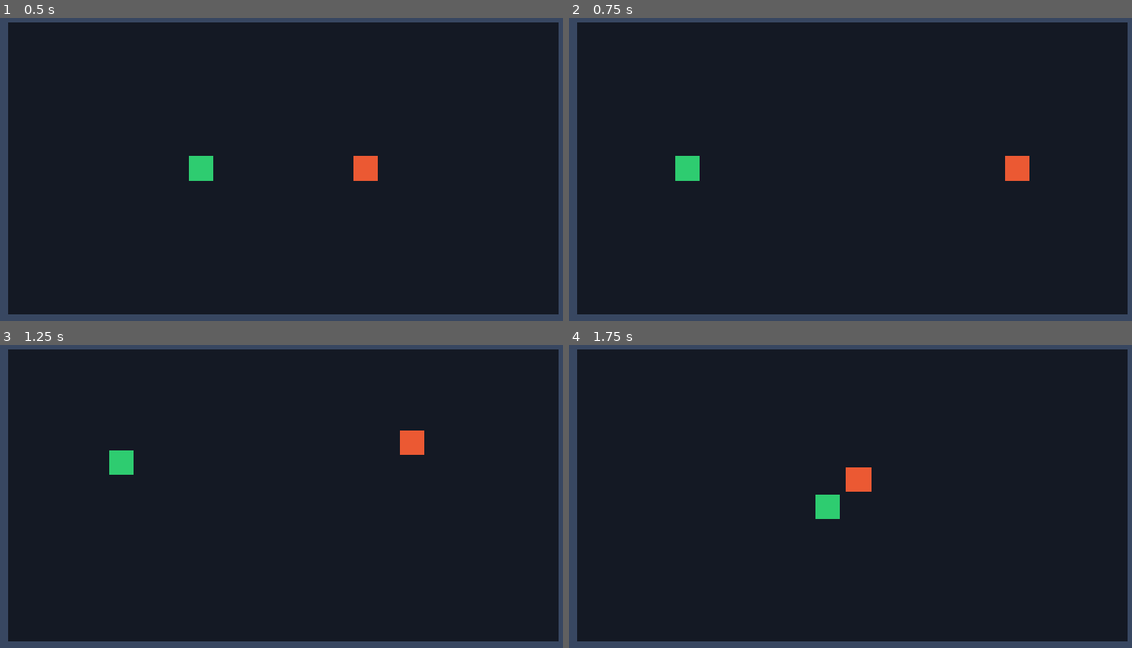
Above: before the commit, frames 1-4 (two rows, left to right).
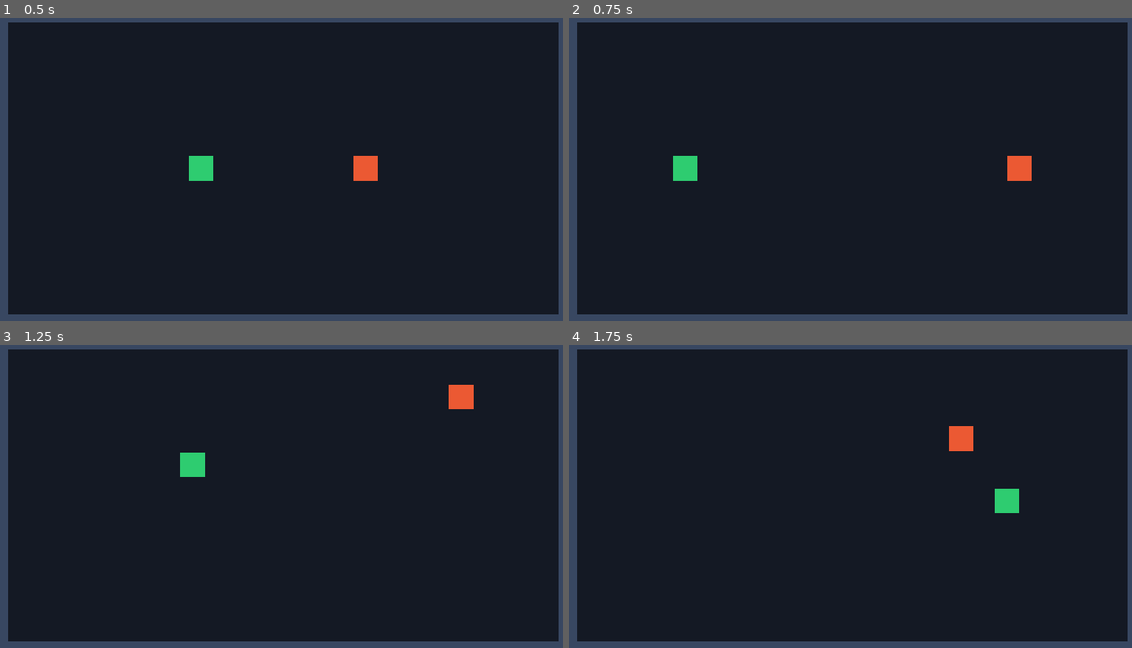
Above: after the commit, the same moments.

Repository: akr0407/physicsbr
Game: Godot game, scene res://scenes/main.tscn
Two runs of this game, one before a commit and one after it. Both use one fixed random seed, a clock stepped at 60 frames per second and the inputs below.
Inputs:
- Up to frame 1 (0.5 s): no input
- Up to frame 2 (0.75 s): tap Enter at 0.5 s; hold D from 0.53 s (still down); tap T at 0.6 s
- Up to frame 3 (1.25 s): keep holding D; tap Space at 0.77 s
- Up to frame 4 (1.75 s): release D at 1.28 s; tap T at 1.35 s; tap Space at 1.52 s

Frame 1 is identical in both runs. In frame 2, 0.1% of the frame differs, in the area x 18-83%, y 45-54%; in frame 3, 1.4%; in frame 4, 1.4%, in the area x 43-80%, y 26-58%.

Commit message:
feat: add ai_enabled toggle for switching between hybrid AI and pure physics movement

Diff:
--- a/scripts/fighter.gd
+++ b/scripts/fighter.gd
@@ -23,7 +23,14 @@
 
 ## Parameter AI & Navigasi Fisika (Task 04)
 @export_group("AI Controller")
-@export var ai_enabled: bool = true
+@export var ai_enabled: bool = true:
+	set(value):
+		ai_enabled = value
+		if not ai_enabled:
+			current_target = null
+		else:
+			_target_timer = 0.0
+
 @export var max_speed: float = 300.0
 @export var max_force: float = 1000.0
 @export var steering_responsiveness: float = 4.0
@@ -38,7 +45,7 @@
 	add_to_group("fighters")
 
 	current_hp = max_hp
-	print("[%s (ID: %d)] Memasuki arena dengan HP: %0.1f/%0.1f" % [fighter_name, fighter_id, current_hp, max_hp])
+	print("[%s (ID: %d)] Memasuki arena dengan HP: %0.1f/%0.1f | AI: %s" % [fighter_name, fighter_id, current_hp, max_hp, "ON" if ai_enabled else "OFF"])
 
 	# Terapkan warna visual jika ada
 	var visual: ColorRect = get_node_or_null("Visual")
@@ -229,3 +236,8 @@
 	# Task 02 Debug Testing: Tekan 'D' untuk simulasi menerima damage 25
 	elif event.keycode == KEY_D:
 		take_damage(25.0)
+
+	# Task 04.1 Debug Testing: Tekan 'T' untuk toggle AI secara interaktif saat runtime
+	elif event.keycode == KEY_T:
+		ai_enabled = not ai_enabled
+		print("[%s] Toggle AI -> %s" % [fighter_name, "ON" if ai_enabled else "OFF"])
